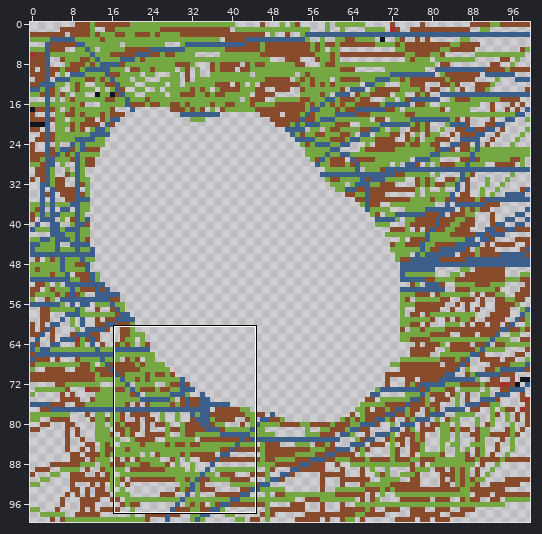
File history of a pixel-art file, 2025/_techTest/Sprite-0002.aseprite. Above: a wide view before the commit, with the close-up outlined.
Close-up. Before:
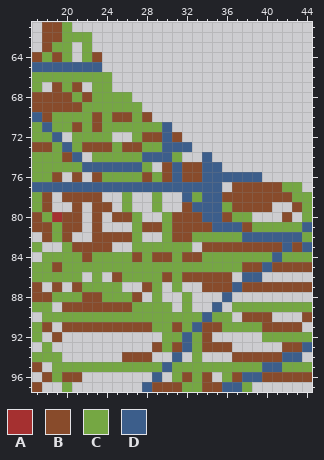
100x100 pixels, 1 frame. Shown: x 17..44, y 61..97.
Palette (. is transparent): A #a53030  B #884b2b  C #75a743  D #3c5e8b
Pixels before, first column x 17:
61 .BBC........................
62 .BBCCC......................
63 .BCC.C......................
64 BCBC.CB.....................
65 DDDDDDD.....................
66 CCCCCCCC....................
67 C.BCB.CC....................
68 BBBBCBCCCC..................
69 BBBBBCCCCCC.................
70 DBCCCCBCBBCB................
71 CDCCBCBCCCCCCD..............
72 CCD.CCCC..CBBDB.............
73 BBCDCBBBCBBCCDDD............
74 CCCBD.CCCCCDDDC..D..........
75 CCCCCDDDDDDC.BDBBDD.........
76 CCB.B.BCCCCBCBDBBDDDDDD.....
77 DDDDDDDDDDDDDDDDDDD.BBBBBCC.
78 CB.BBBB..C..C..DCDDBBBBBBBCC
79 CB..B.BB.C..C..BDDDCBBBB..BC
80 BCABB.B.BBC..CBBBDDBCC...B.C
81 BBCBB.B...CBBCBBBBDDDBCCCCCD
82 .BCB..BBBBC..CBBCCCCCDDDDDDC
83 C..CBBBB..CCCCCC.BBBBBBBBDBD
84 .CCCCBCCCCBCBBCBBCCCCCCCDCCC
85 CCBCCCCCCCCCCCCCCCCCCBBDBBBB
86 CCCCC.C.BCCCCBCBBBBB.DD.....
87 B.B.BCCCC..BC.C..BBBDBBBBBBB
88 BBCCCBBCCCB.C..C...D........
89 CC.BBBBBBBCCCC.C..D.CCCCCCCC
90 .CCCCCCCCCCCCCCCCDCC.BBB...B
91 CB.BBBBBBBBBCCBCDBBCCCCBBBB.
92 C.B..........CCDCB.....CCCCC
93 .C..........BCBDCBBB.....BBD
94 CCC......BBB..D.C...BBBBBDD.
95 B.CCCCCCCCCCCDCCCCCCCCCDDCCC
96 .BCBB.......D.CBCB.CBDDBBBBB
97 B..C.......DBBBCCBBDDC......
The result:
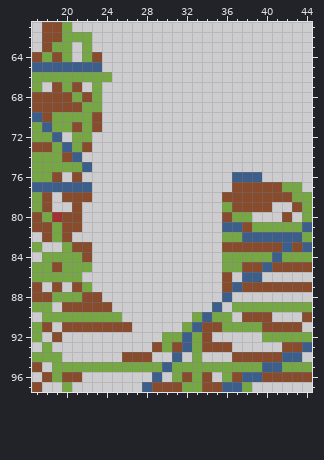
What changed:
The author cleared colour B in row 70 at x 25 to 26 and 28; in row 72 at x 28 to 29 and 31; in row 73 at x 23 to 24 and 26 to 27; in row 75 at x 30 and 32 to 33; in row 76 at x 23, 28, 30 and 32 to 33; in row 78 at x 23.
The author cleared colour B in row 79 at x 23 to 24 and 32; in row 80 at x 23, 25 to 26 and 31 to 33; in row 81 at x 23, 28 to 29 and 31 to 34; in row 82 at x 23 to 26 and 31 to 32; in row 83 at x 23 to 24 and 34 to 35; in row 84 at x 27, 29 to 30 and 32 to 33.
The author cleared colour B in row 86 at x 25, 30 and 32 to 35; in row 87 at x 28 and 34 to 35; in row 88 at x 27; in row 89 at x 25 to 26; in row 91 at x 27 to 28 and 31.
The author cleared colour C in row 67 at x 24; in row 68 at x 24 to 26; in row 69 at x 24 to 27; in row 70 at x 24 and 27; in row 71 at x 24 to 29; in row 72 at x 23 to 24 and 27.
The author cleared colour C in row 73 at x 25 and 28 to 29; in row 74 at x 23 to 27 and 31; in row 75 at x 28; in row 76 at x 24 to 27 and 29; in row 78 at x 26, 29 and 33; in row 79 at x 26 and 29.
The author cleared colour C in rows 80 to 81 at x 27 and 30; in row 82 at x 27, 30 and 33 to 35; in row 83 at x 27 to 32; in row 84 at x 23 to 26, 28, 31 and 34 to 35; in row 85 at x 23 to 35; in row 86 at x 23, 26 to 29 and 31.
The author cleared colour C in row 87 at x 23 to 25, 29 and 31; in row 88 at x 24 to 26, 29 and 32; in row 89 at x 27 to 30 and 32; in row 90 at x 26 to 32; in row 91 at x 29 to 30.
The author cleared colour D in rows 71 to 72 at x 30; in row 73 at x 30 to 32; in row 74 at x 28 to 30 and 34; in row 75 at x 23 to 27, 31 and 34 to 35; in row 76 at x 31 and 34 to 36; in row 77 at x 23 to 35.
The author cleared colour D in row 78 at x 32 and 34 to 35; in row 79 at x 33 to 35; in row 80 at x 34 to 35; in row 81 at x 35.
Changed places in both close-ups, as pixel boxes (x1, y1, x2, y2):
erased: (92, 82, 232, 332)
